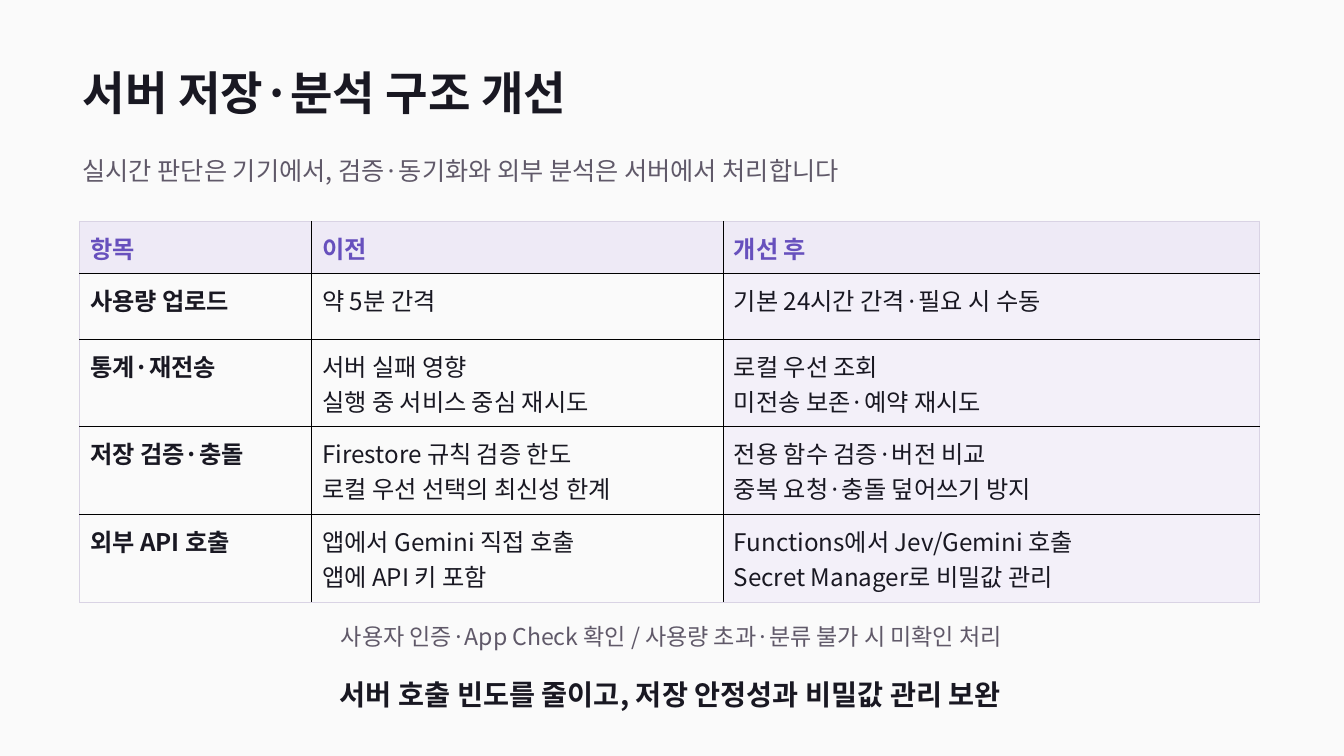
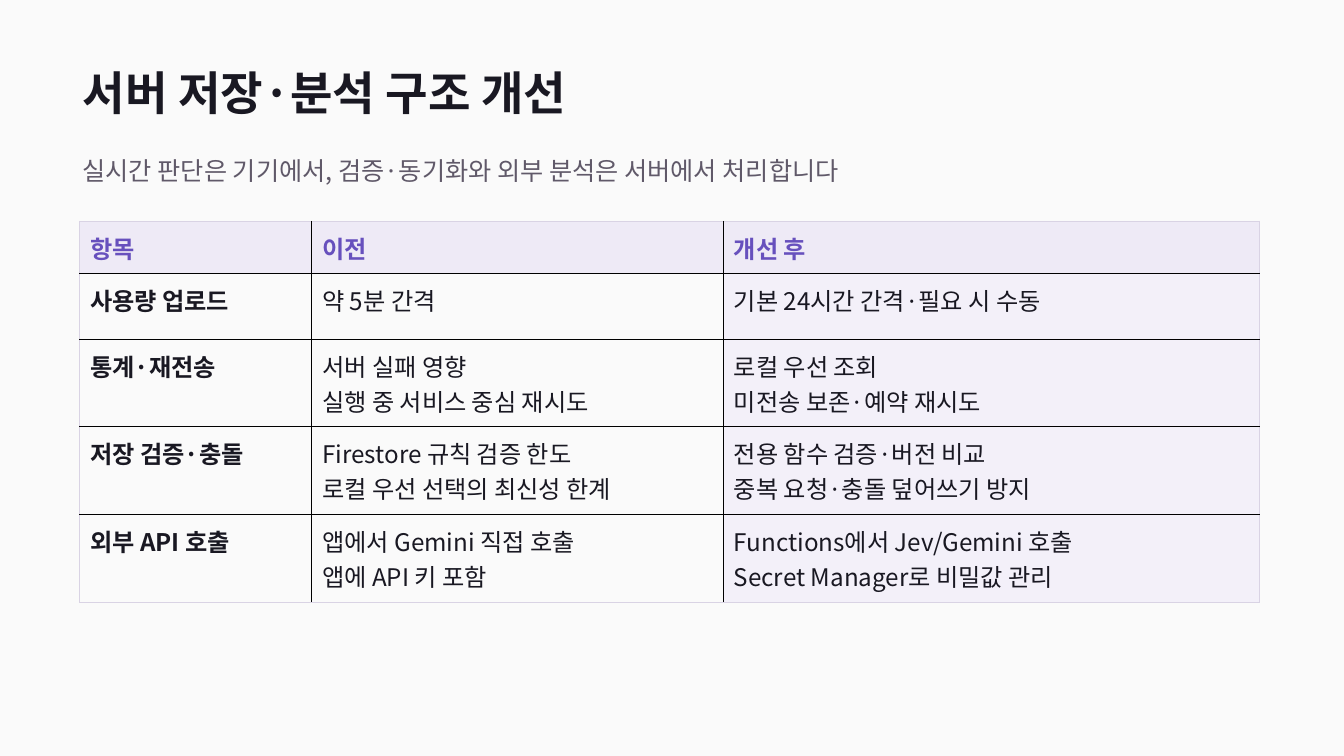
Before and after one commit to Spearoad/DopamineCut, a slide deck: slide 12 of Application/26-2/DopamineCut_최종발표.pptx. Drawn at 1344x756 pixels with LibreOffice and Linux fonts; fonts in the diff are those of the drawing. Boxes give left, top, right and bottom in pixels: in the first picture for what was removed or moved away, otherwise in the second. Text is boxed around its words. In the diff, an @@ line names an element or a change of style, - is before the commit and + after.

```diff
--- a/Application/26-2/DopamineCut_최종발표.pptx
+++ b/Application/26-2/DopamineCut_최종발표.pptx
@@ text removed at (x1=341, y1=625, x2=1001, y2=650) @@
-사용자 인증·App Check 확인 / 사용량 초과·분류 불가 시 미확인 처리
@@ text removed at (x1=340, y1=681, x2=1001, y2=711) @@
-서버 호출 빈도를 줄이고, 저장 안정성과 비밀값 관리 보완
```
Also in this commit, not shown: 4 other slides changed, 1 slide added, 1 slide removed.
